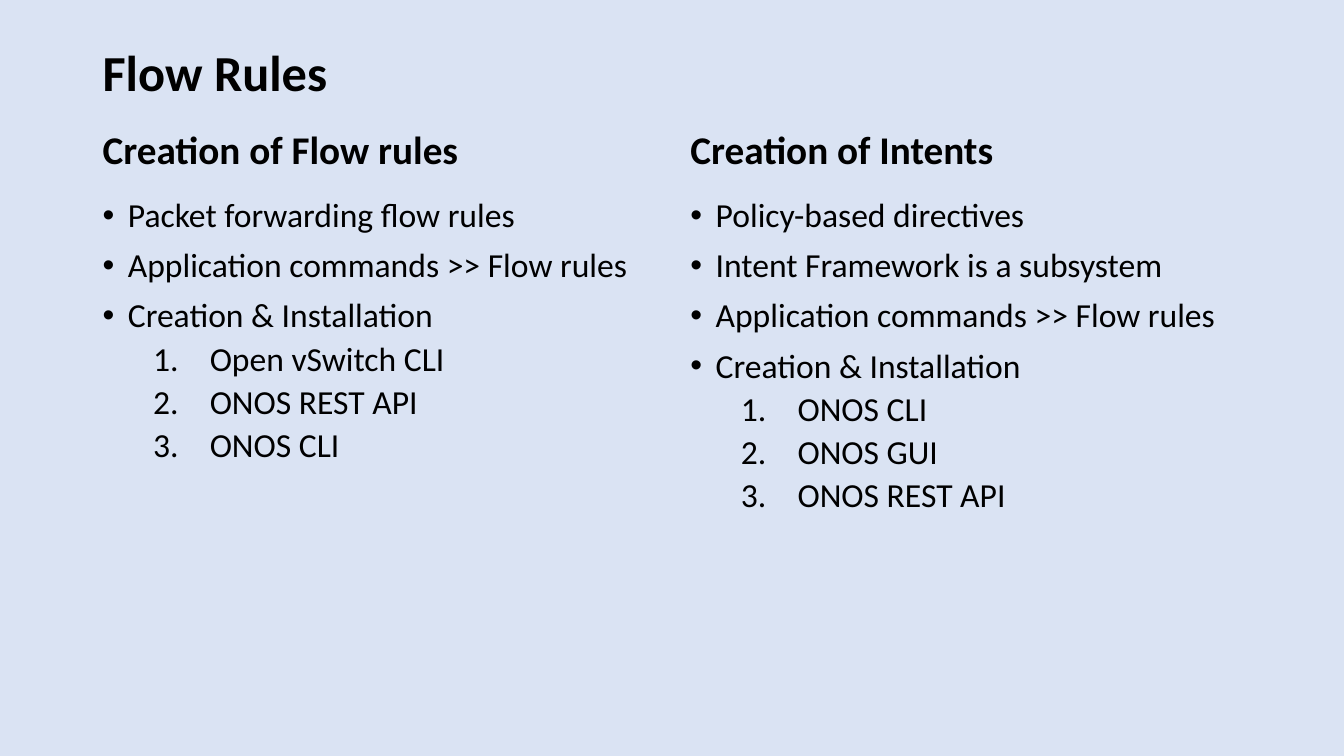
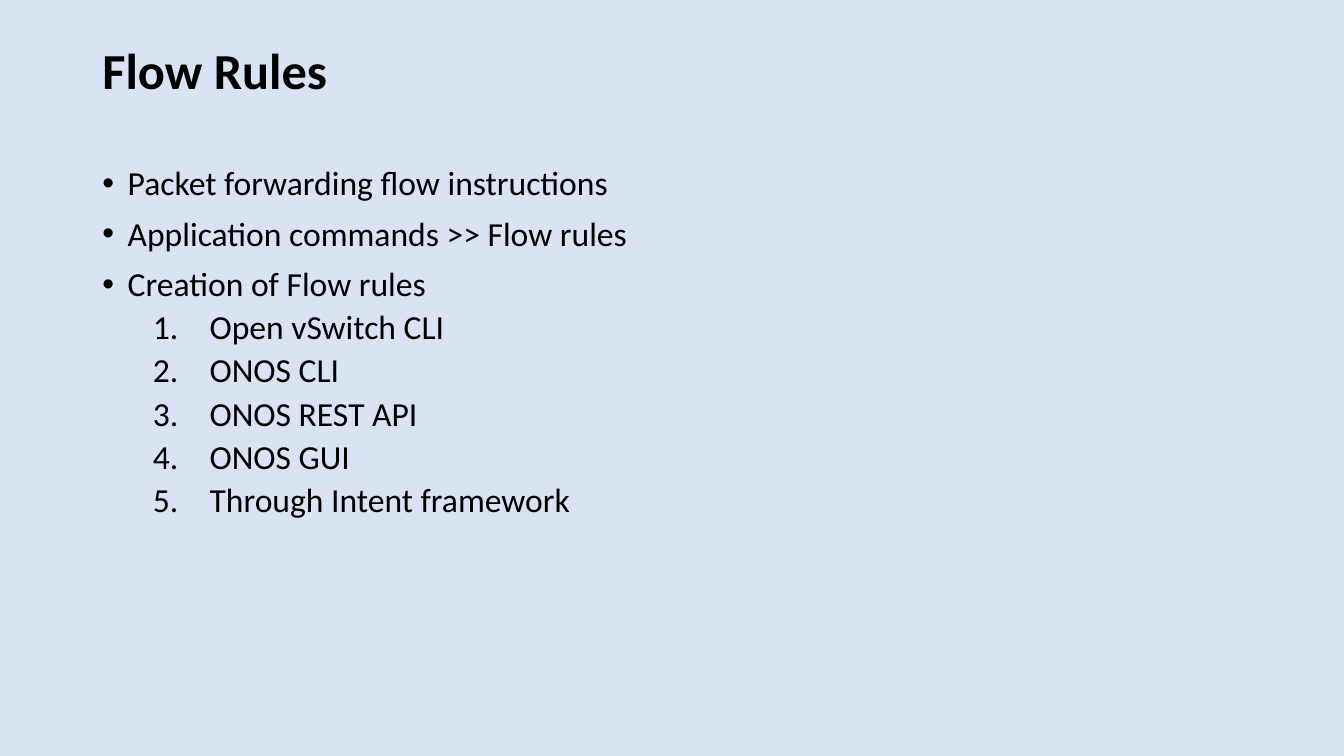
Before and after one commit to harshal-vaze/Software-Defined-Networking-with-ONOS, a slide deck: slide 5 of Thesis.pptx. Drawn at 1344x756 pixels with LibreOffice and Linux fonts; fonts in the diff are those of the drawing. Boxes give left, top, right and bottom in pixels: in the first picture for what was removed or moved away, otherwise in the second. Text is boxed around its words. In the diff, an @@ line names an element or a change of style, - is before the commit and + after.

Commit message:
updates

```diff
--- a/Thesis.pptx
+++ b/Thesis.pptx
@@ text removed at (103,136,458,165) @@
-Creation of Flow rules
@@ text removed at (690,136,993,165) @@
-Creation of Intents
@@ text "Packet forwarding flow instructions": place and size @@
-text "Packet forwarding flow instructions" at (128,203,627,458)
+text "Packet forwarding flow instructions" at (128,171,627,518)
@@ text at (128,171,608,201): text changed @@
-• Packet forwarding flow rules
+• Packet forwarding flow instructions
@@ text removed at (716,203,1215,508) @@
-• Policy-based directives
-• Intent Framework is a subsystem
-• Application commands >> Flow rules
-• Creation & Installation
-  1. ONOS CLI
-  2. ONOS GUI
-  3. ONOS REST API
@@ text at (128,272,426,297): text changed @@
-• Creation & Installation
+• Creation of Flow rules
@@ text at (210,360,339,383): paragraph added @@
+  2. ONOS CLI
@@ text at (210,447,570,518): text changed @@
-  3. ONOS CLI
+  4. ONOS GUI
+  5. Through Intent framework
```
